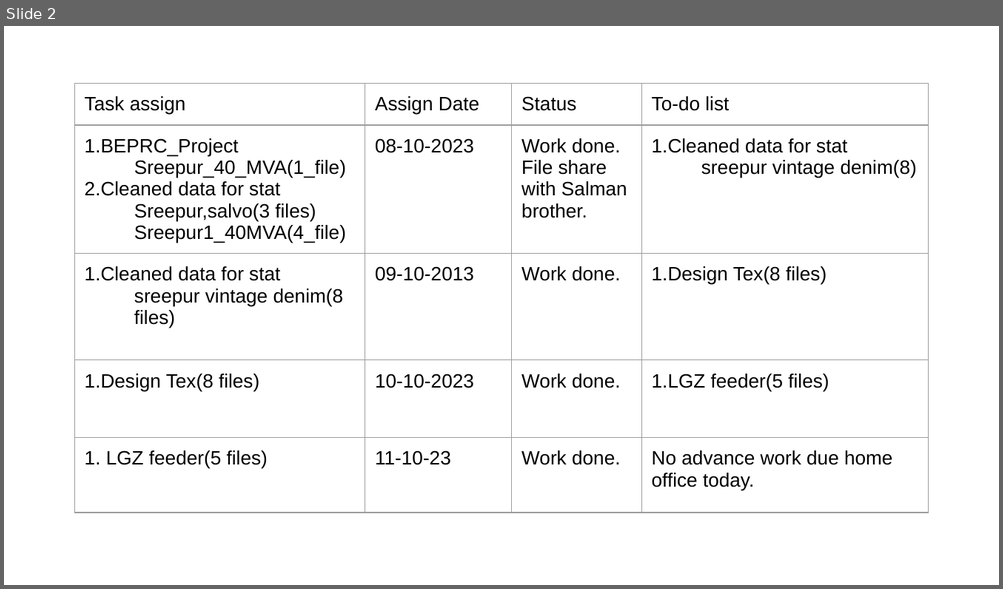
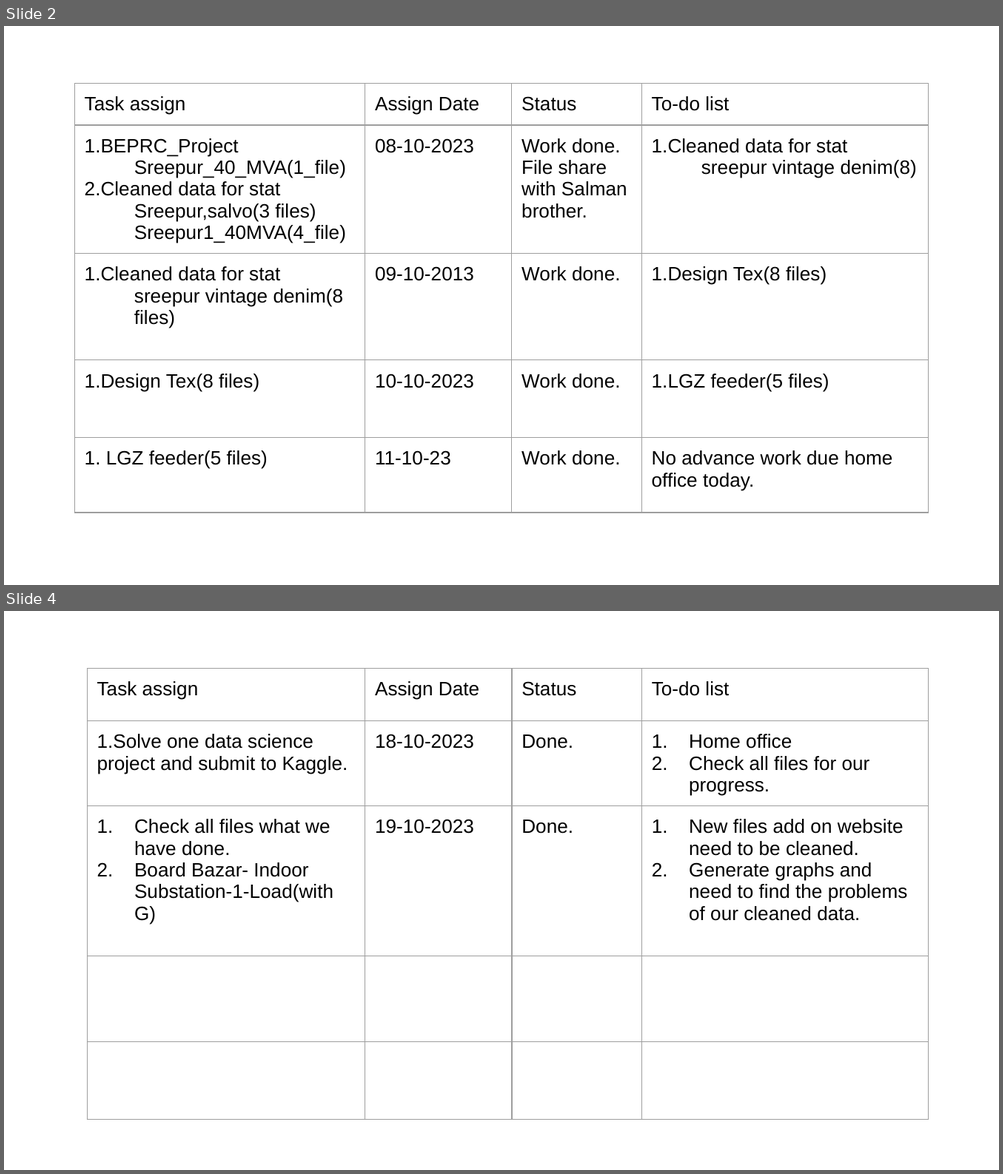
Before and after one commit to Mamunjsr24/Progress_report, a slide deck: Office_progress_report.pptx. Shown one above the other, each under a label of ours: slide 2 before the commit, slides 2 and 4 after it; the slides between them are not shown. The pictures are 1003x589 and 1003x1174 pixels, drawn with LibreOffice and Linux fonts; fonts in the diff are those of the drawing. Boxes give left, top, right and bottom in pixels: in the first picture for what was removed or moved away, otherwise in the second. Text is boxed around its words. In the diff, an @@ line names an element or a change of style, - is before the commit and + after.

```diff
--- a/Office_progress_report.pptx
+++ b/Office_progress_report.pptx
@@ slide 4 added at bbox=[4, 611, 999, 1170], background #FFFFFF @@
@@ table added at bbox=[87, 669, 927, 1133], 5 rows, 4 columns @@
+Task assign | Assign Date | Status | To-do list
+1.Solve one data science project and submit to Kaggle. | 18-10-2023 | Done. | Home office / Check all files for our progress.
+Check all files what we have done. / Board Bazar- Indoor Substation-1-Load(with G) | 19-10-2023 | Done. | New files add on website need to be cleaned. / Generate graphs and need to find the problems of our cleaned data.
+ |  |  | 
+ |  |  | 
```
Also in this commit, not shown: 2 slides changed, 1 other slide added.
